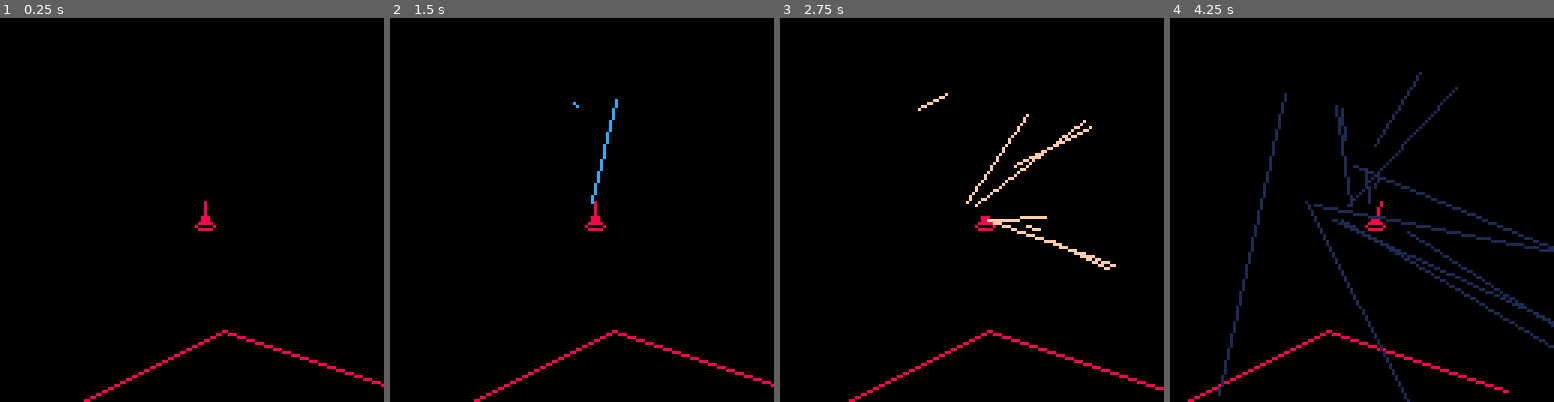
Above: before the commit, frames 1-4 (left to right).
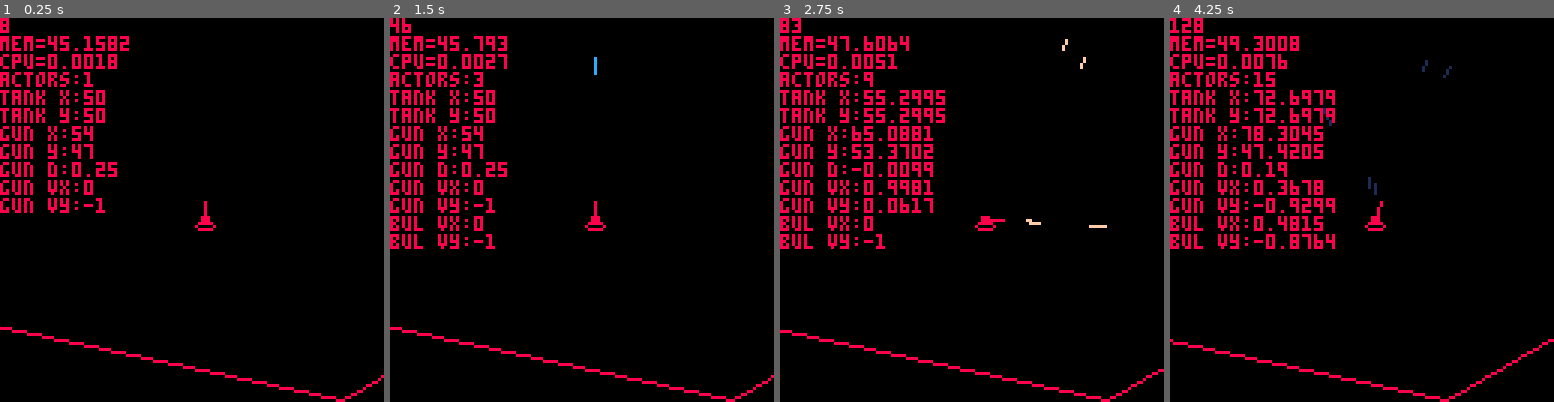
Above: after the commit, the same moments.

Repository: arnodick/spacetank
Game: PICO-8 cartridge tank.p8
Same seed, same stepped clock (60 frames per second), same inputs: the game is played once before the commit and once after it.
Inputs:
- Up to frame 1 (0.25 s): no input
- Up to frame 2 (1.5 s): tap X (X key) at 0.33, 1.07 s; tap O (Z key) at 0.7 s
- Up to frame 3 (2.75 s): hold Right 1.6-2.1 s; tap O (Z key) at 1.7, 2.1, 2.5 s; tap X (X key) at 1.85 s; hold Right from 2.47 s (still down)
- Up to frame 4 (4.25 s): tap O (Z key) every 0.4 s from 2.9 to 4.1 s; tap X (X key) at 2.97, 4.08 s; release Right at 3.03 s; hold Left 3.08-3.58 s; hold Right from 4.02 s (still down)

The runs differ from the first frame. In frame 1, 5.9% of the frame differs, in the area x 0-100%, y 0-100%; in frame 2, 6.8%; in frame 3, 9.6%; in frame 4, 13%.

Commit message:
goign to try some vector sit with bullets

Diff:
--- a/tank.p8
+++ b/tank.p8
@@ -1,7 +1,7 @@
 pico-8 cartridge // http://www.pico-8.com
 version 5
 __lua__
-debug=false
+debug=true
 debug_l={}
 
 function _init()
@@ -10,9 +10,10 @@
 	gravity=0.05
 	bulletvel=2
 	ground={}
-	ground[1]={0,120}
-	ground[2]={60,90}
-	ground[3]={120,110}
+	ground[1]={-64,flr(rnd(120))}
+	for a=2,100 do
+		ground[a]={a*50,flr(rnd(120))}
+	end
 	actors={}
 	maketank(50,50,0,0)
 end
@@ -53,6 +54,7 @@
 		line(t.x+4,t.y+3,t.gun.x,t.gun.y,8)
 	elseif t.t==2 then
 --		line(t.x,t.y,t.x-cos(t.d)*5,t.y-sin(t.d)*5,7)
+--		line(t.x,t.y,t.tail[1],t.tail[2],7)
 		line(t.x,t.y,t.tail[1],t.tail[2],7)
 --		rectfill(t.x,t.y,t.x+2,t.y+2,8)
 	end
@@ -85,20 +87,20 @@
 		a.gun.x=a.x+4+a.gun.vec[1]*a.gunlen
 		a.gun.y=a.y+3+a.gun.vec[2]*a.gunlen
 		if btn(4) then
-			makebullet(a.gun.x,a.gun.y,a.gunangle+rnd(0.06)-0.03+a.d,bulletvel+a.vel)
+			makebullet(a.gun.x,a.gun.y,a.gunangle,bulletvel)
 		end
 	elseif a.t==2 then
-		bullet.tail={a.x-a.vec[1],a.y-a.vec[2]}
+		a.tail={a.x-a.vec[1],a.y-a.vec[2]}
 	end
 
 	if a.t!=1 then
-	a.y+=gravity*(timer-a.delta)
+--	a.y+=gravity*(timer-a.delta)
 	end
 	a.vec[1]=cos(a.d)
 	a.vec[2]=sin(a.d)
 	a.x+=a.vec[1]*a.vel
  a.y+=a.vec[2]*a.vel
- if a.y>128 then del(actors,a) end
+ if a.x<cam[1]-128 or a.x>cam[1]+256 or a.y>128 or a.y<-128 then del(actors,a) end
  if a.t==1 then cam[1]=a.x-64 cam[2]=a.y-64 end
 end
 
@@ -135,6 +137,10 @@
 	debug_l[9]="gun d:"..actors[1].gunangle
 	debug_l[10]="gun vx:"..actors[1].gun.vec[1]
 	debug_l[11]="gun vy:"..actors[1].gun.vec[2]
+	if actors[2]!=nil then
+	debug_l[12]="bul vx:"..actors[2].vec[1]
+	debug_l[13]="bul vy:"..actors[2].vec[2]
+	end
 end
 __gfx__
 00000000000000000000000000000000000000000000000000000000000000000000000000000000000000000000000000000000000000000000000000000000
